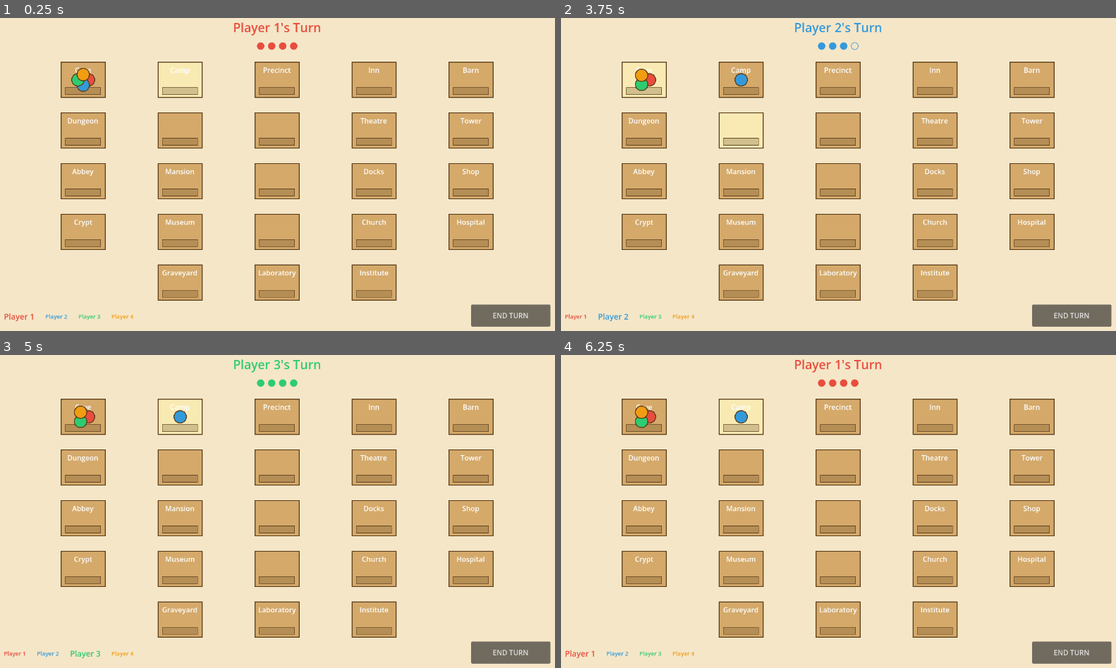
Above: before the commit, frames 1-4 (two rows, left to right).
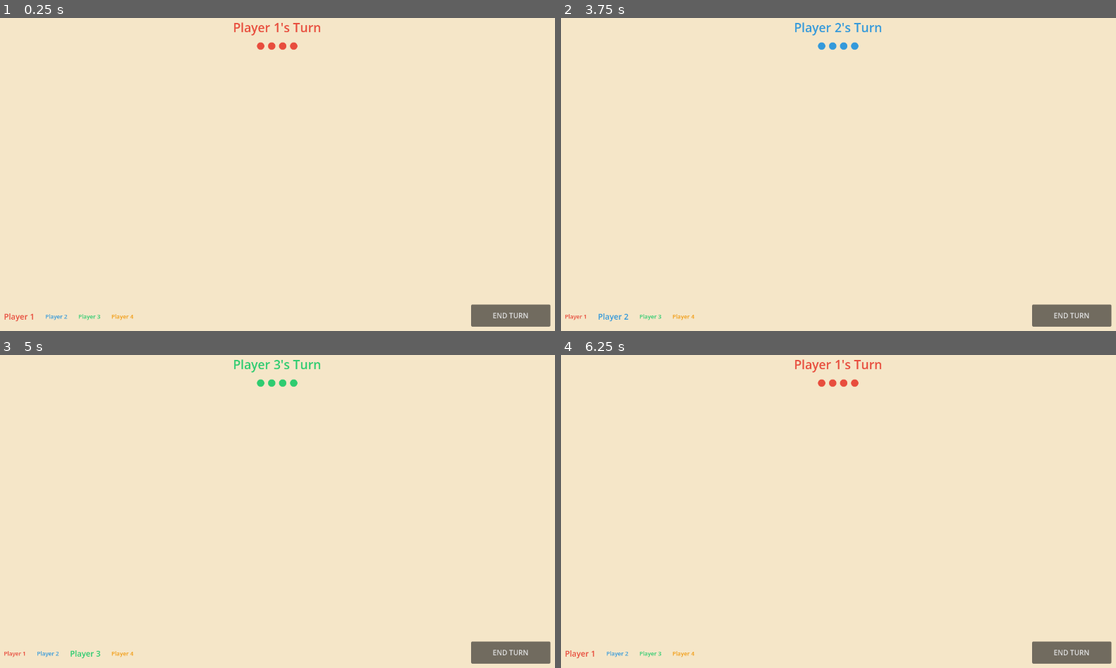
Above: after the commit, the same moments.

Repository: arlopurcell/horrified-board-game
Game: Godot game, scene res://scenes/Main.tscn
The game is run twice, just before and just after one commit, with the same random seed, the same clock (stepped at 60 frames per second) and the same inputs. The project has no main scene, so this scene is started directly.
Inputs (mouse positions are in pixels of both pictures, inside the frame that each line leads up to):
- Up to frame 1 (0.25 s): no input
- Up to frame 2 (3.75 s): click "END TURN" at 0.5 s; click "END TURN" at 1.25 s; click "END TURN" at 2 s; tap Enter at 2.75 s; move the mouse to (622, 61) at 2.77 s; click (622, 61) at 2.92 s; tap Space at 3.5 s; move the mouse to (716, 61) at 3.52 s; click (716, 61) at 3.67 s
- Up to frame 3 (5 s): tap Enter at 4.25 s; move the mouse to (255, 398) at 4.27 s; click (255, 398) at 4.42 s
- Up to frame 4 (6.25 s): tap Space at 5 s; move the mouse to (910, 398) at 5.02 s; click (910, 398) at 5.17 s; tap Enter at 5.75 s; move the mouse to (1010, 398) at 5.77 s; click (1010, 398) at 5.92 s

The runs differ from the first frame. In frame 1, 21% of the frame differs, in the area x 10-89%, y 13-91%; in frame 2, 20%; in frame 3, 21%; in frame 4, 21%.
Error after the commit: Parse Error: Cannot infer the type of "from" variable because the value doesn't have a set type. (res://scenes/Board.gd:24)

Commit message:
feat: draw connection lines between neighboring spaces

Diff:
--- a/scenes/Board.gd
+++ b/scenes/Board.gd
@@ -3,13 +3,30 @@
 
 const SpaceNodeScene := preload("res://scenes/SpaceNode.tscn")
 
+const CONNECTION_COLOR := Color(0.353, 0.235, 0.1, 0.5)
+const CONNECTION_WIDTH := 4.0
+
 var _space_nodes: Dictionary = {}   # space_id (int) -> SpaceNode
+var _board_data: BoardData = null
 
 func _ready() -> void:
-    var board_data: BoardData = load("res://resources/data/board.tres")
-    _spawn_spaces(board_data)
+    _board_data = load("res://resources/data/board.tres")
+    _spawn_spaces(_board_data)
     GameManager.turn_changed.connect(_on_turn_changed)
     GameManager.player_moved.connect(_on_player_moved)
+
+func _draw() -> void:
+    if _board_data == null:
+        return
+    for space_data in _board_data.spaces:
+        if not space_data.id in _space_nodes:
+            continue
+        var from := _space_nodes[space_data.id].position + SpaceNode.SIZE / 2
+        for neighbor_id in space_data.neighbors:
+            if neighbor_id <= space_data.id or not neighbor_id in _space_nodes:
+                continue
+            var to := _space_nodes[neighbor_id].position + SpaceNode.SIZE / 2
+            draw_line(from, to, CONNECTION_COLOR, CONNECTION_WIDTH, true)
 
 func get_space_center(space_id: int) -> Vector2:
     if space_id in _space_nodes:
